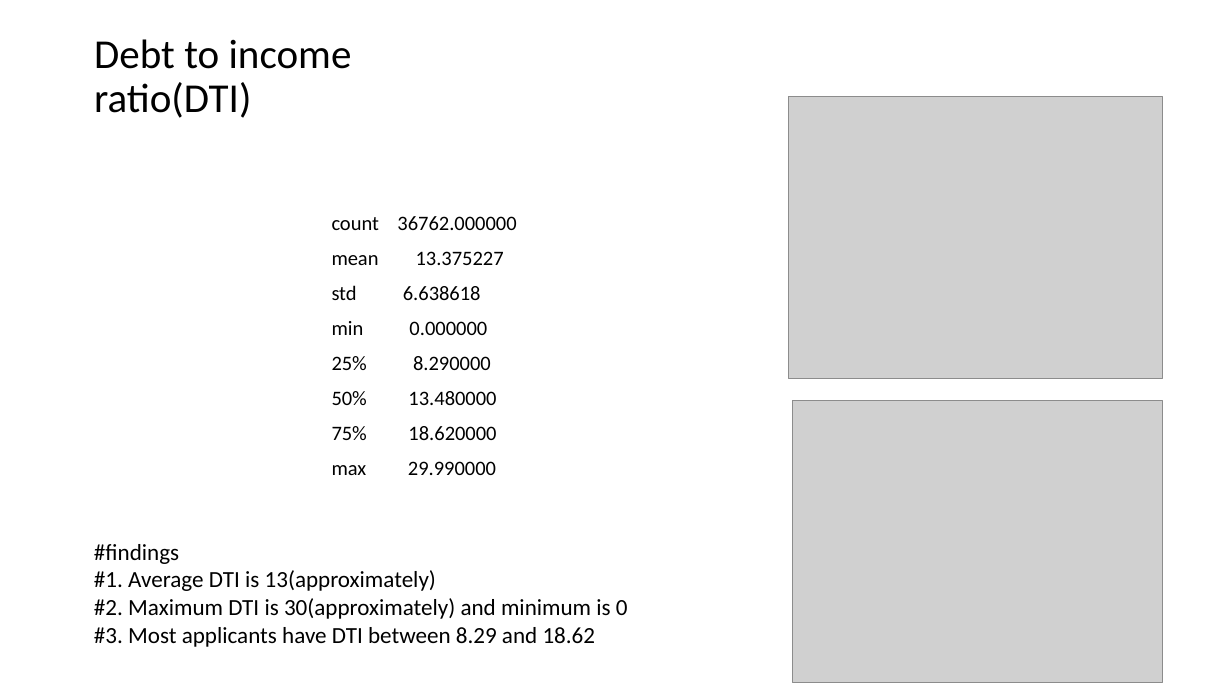
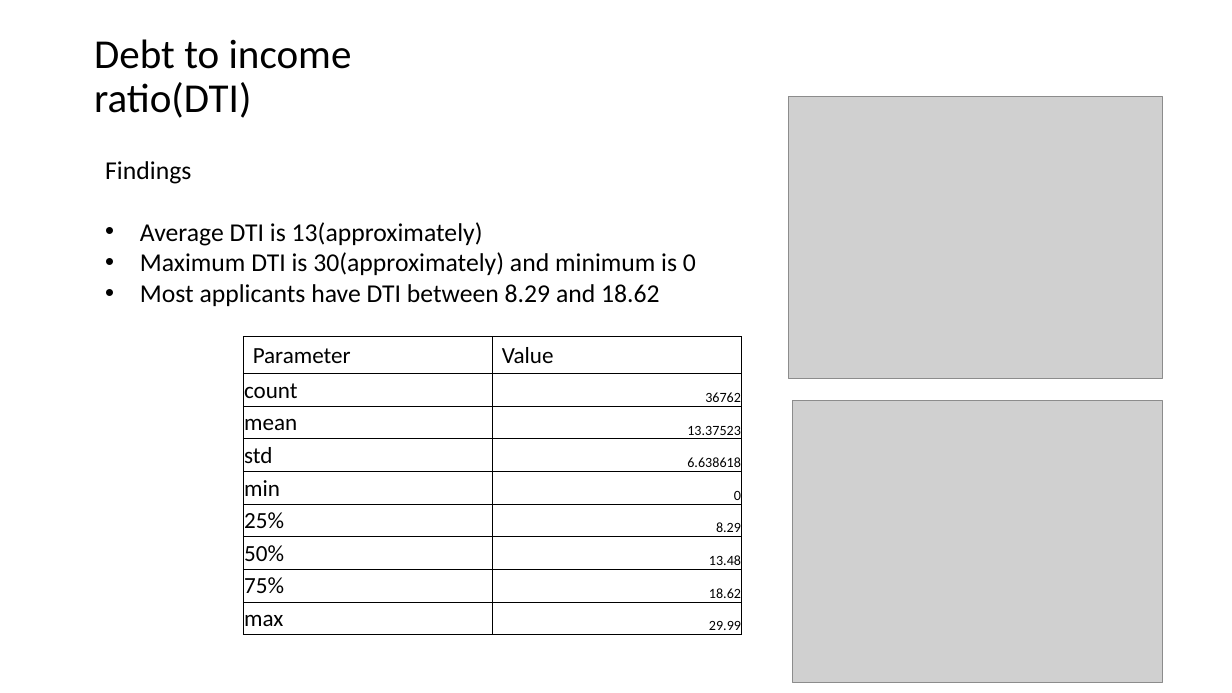
Before and after one commit to Jithendrian/MLProjects, a slide deck: slide 10 of Assignment_CaseStudy/LendingClubCaseStudy/Lending_Club_Case_Study.pptx. Drawn at 1232x693 pixels with LibreOffice and Linux fonts; fonts in the diff are those of the drawing; grey boxes stand for pictures. Boxes give left, top, right and bottom in pixels: in the first picture for what was removed or moved away, otherwise in the second. Text is boxed around its words. In the diff, an @@ line names an element or a change of style, - is before the commit and + after.

```diff
--- a/Assignment_CaseStudy/LendingClubCaseStudy/Lending_Club_Case_Study.pptx
+++ b/Assignment_CaseStudy/LendingClubCaseStudy/Lending_Club_Case_Study.pptx
@@ text at <box>105,161,696,306</box>: text changed; size 18 to 20 pt @@
-#findings
-#1. Average DTI is 13(approximately)
-#2. Maximum DTI is 30(approximately) and minimum is 0
-#3. Most applicants have DTI between 8.29 and 18.62
+Findings
+• Average DTI is 13(approximately)
+• Maximum DTI is 30(approximately) and minimum is 0
+• Most applicants have DTI between 8.29 and 18.62
@@ text removed at <box>332,216,516,475</box> @@
-count 36762.000000
-mean 13.375227
-std 6.638618
-min 0.000000
-25% 8.290000
-50% 13.480000
-75% 18.620000
-max 29.990000
@@ table added at <box>244,336,743,635</box>, 9 rows, 2 columns @@
+Parameter | Value
+count | 36762
+mean | 13.37523
+std | 6.638618
+min | 0
+25% | 8.29
+50% | 13.48
+75% | 18.62
+max | 29.99
```
Also in this commit, not shown: 17 other slides changed.
